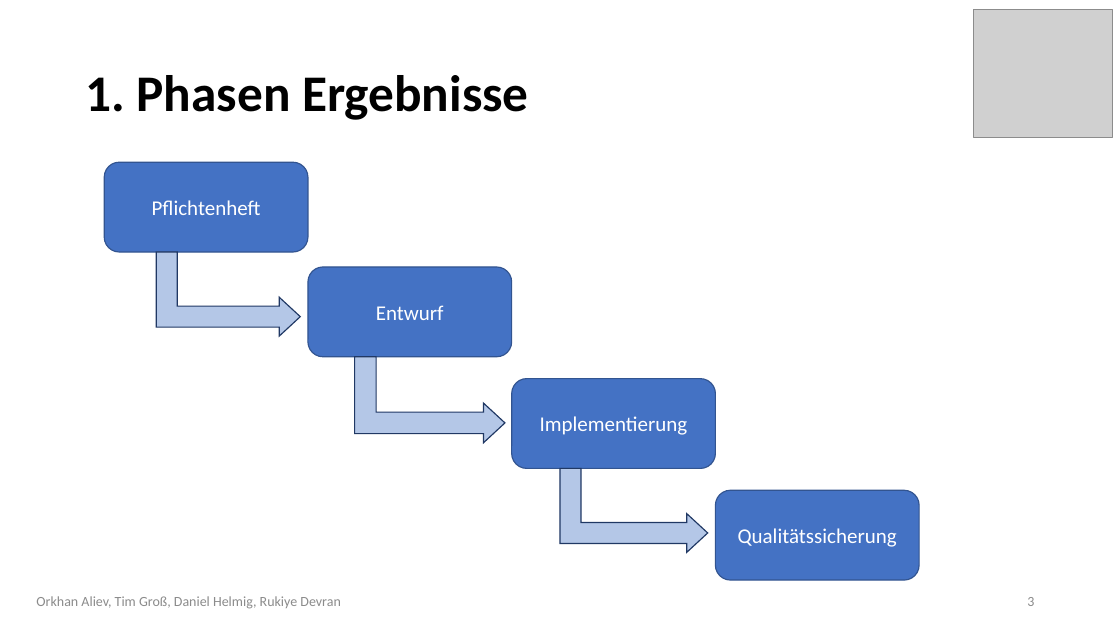
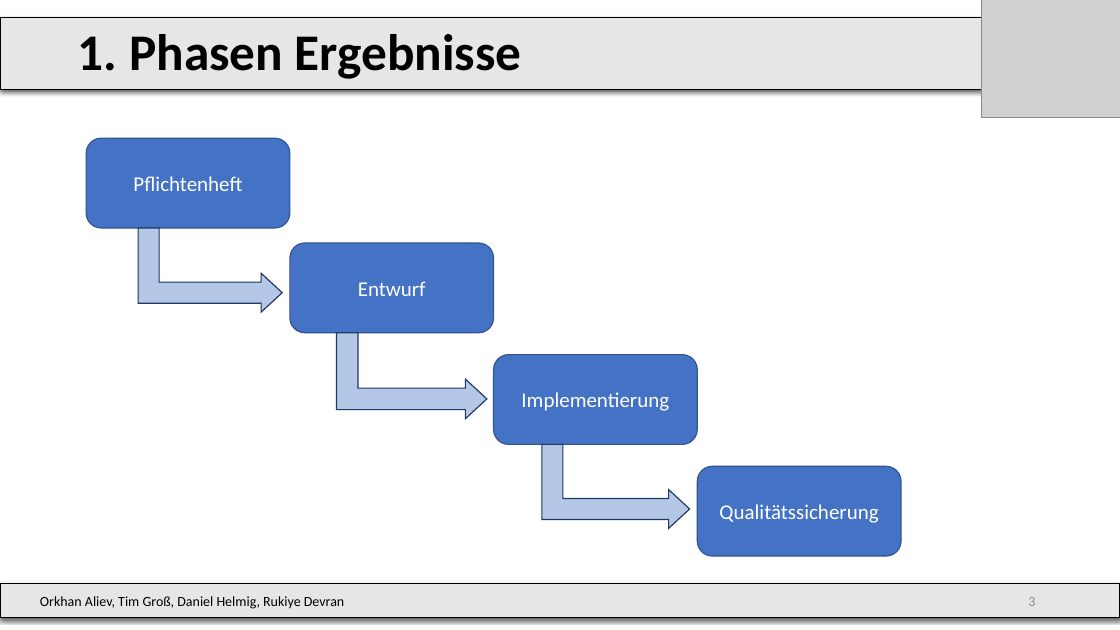
Before and after one commit to DrMopiti/pse, a slide deck: slide 3 of Abschlusspräsentation/Abschlusspräsentation.pptx. Drawn at 1120x630 pixels with LibreOffice and Linux fonts; fonts in the diff are those of the drawing; grey boxes stand for pictures; background and template pictures are left out. Boxes give left, top, right and bottom in pixels: in the first picture for what was removed or moved away, otherwise in the second. Text is boxed around its words. In the diff, an @@ line names an element or a change of style, - is before the commit and + after.

```diff
--- a/Abschlusspräsentation/Abschlusspräsentation.pptx
+++ b/Abschlusspräsentation/Abschlusspräsentation.pptx
@@ rectangle "1. Phasen Ergebnisse": place and size @@
-rectangle "1. Phasen Ergebnisse" at (85,75,529,120)
+rectangle "1. Phasen Ergebnisse" at (0,18,1004,89)
@@ rectangle "1. Phasen Ergebnisse" at (0,18,1004,89): fill none to #E7E6E6; outline none to #000000 0.75 pt; shadow on @@
@@ picture: place and size @@
-picture at (974,10,1112,137)
+picture at (982,0,1120,117)
@@ rounded rectangle "Pflichtenheft": place and size @@
-rounded rectangle "Pflichtenheft" at (104,162,308,252)
+rounded rectangle "Pflichtenheft" at (87,139,291,229)
@@ bent up arrow: place and size @@
-bent up arrow at (354,357,505,442)
+bent up arrow at (337,333,487,419)
@@ 3 rounded rectangles, 2 bent up arrows: place and size @@
-3 rounded rectangles, 2 bent up arrows at (156,252,920,581)
+3 rounded rectangles, 2 bent up arrows at (138,229,902,556)
@@ rectangle "Orkhan Aliev, Tim Groß, Daniel ...": place and size @@
-rectangle "Orkhan Aliev, Tim Groß, Daniel ..." at (36,596,340,609)
+rectangle "Orkhan Aliev, Tim Groß, Daniel ..." at (0,584,1120,618)
@@ rectangle "Orkhan Aliev, Tim Groß, Daniel ..." at (0,584,1120,618): text colour #8C8C8C to #000000; alignment centre to left; fill none to #E7E6E6; outline none to #000000 0.75 pt; shadow on @@
@@ text added at (792,584,1044,618), 12 pt, text #8C8C8C @@
+3
```
Also in this commit, not shown: 14 other slides changed.
